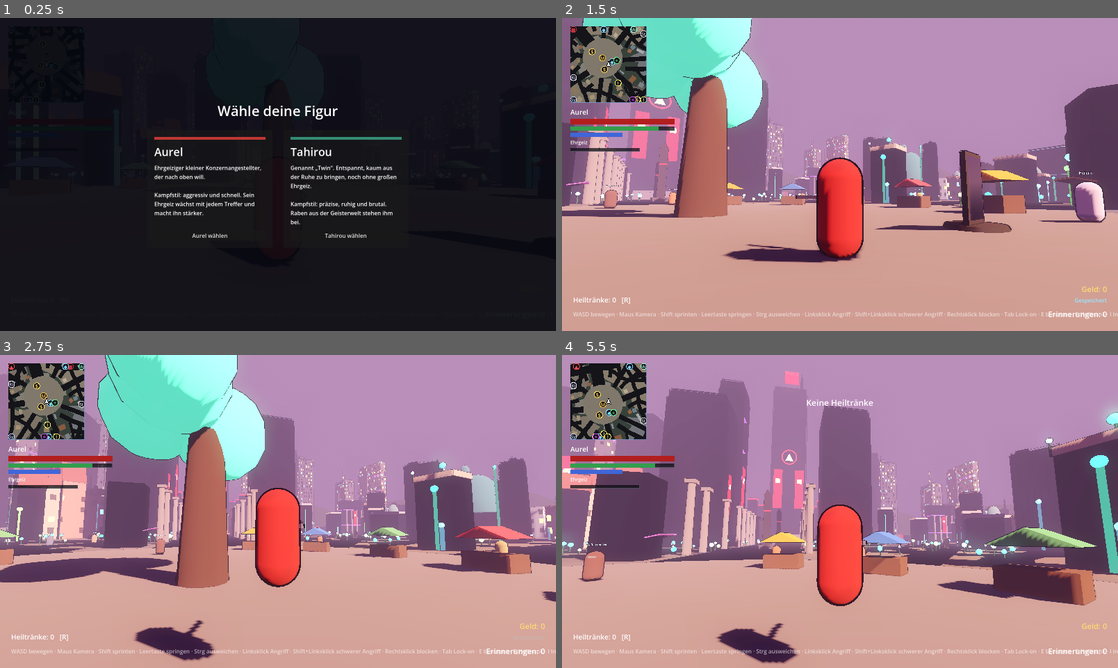
Above: before the commit, frames 1-4 (two rows, left to right).
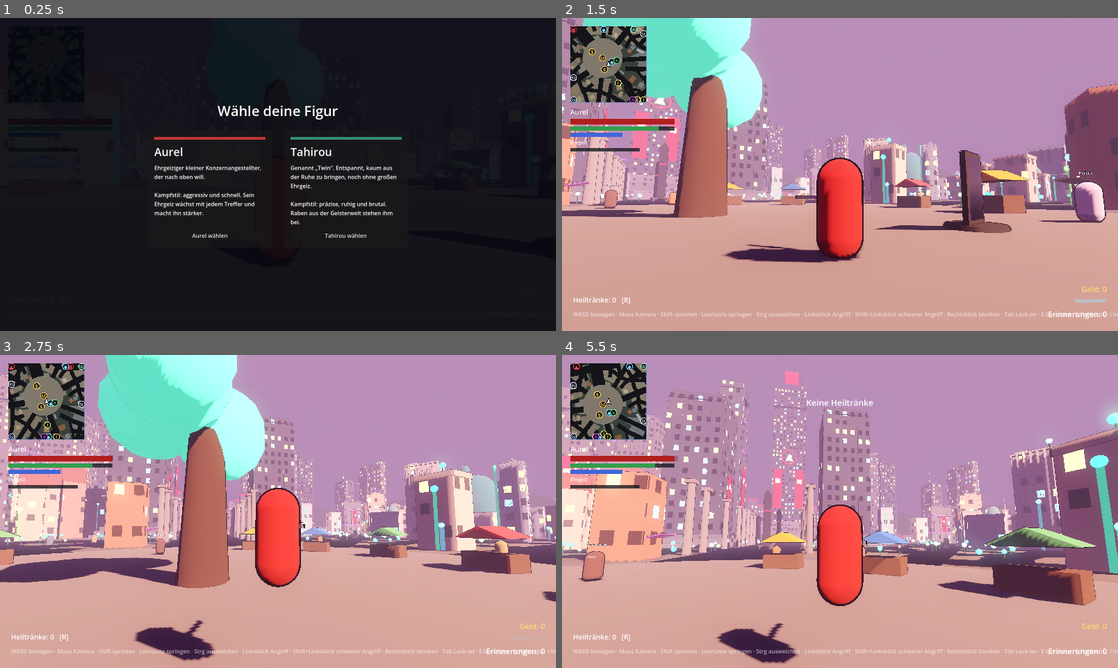
Above: after the commit, the same moments.

Repository: Aurelvonwatzdorf/nr1
Game: Godot game, scene res://scenes/levels/santo_santiago.tscn
The game is run twice, just before and just after one commit, with the same random seed, the same clock (stepped at 60 frames per second) and the same inputs.
Inputs (mouse positions are in pixels of both pictures, inside the frame that each line leads up to):
- Up to frame 1 (0.25 s): no input
- Up to frame 2 (1.5 s): click "Aurel wählen" at 0.5 s; tap Enter at 1.25 s; move the mouse to (867, 174) at 1.27 s; hold W (move_forward) from 1.28 s (still down); click (867, 174) at 1.35 s
- Up to frame 3 (2.75 s): keep holding W (move_forward); tap Space (jump) at 1.52, 2.27 s; move the mouse to (250, 511) at 2.02 s; right-click (250, 511) at 2.1 s
- Up to frame 4 (5.5 s): keep holding W (move_forward); move the mouse to (851, 505) at 2.77 s; tap F (call_spirit) at 2.85 s; move the mouse to (834, 517) at 3.52 s; tap Ctrl (dodge) at 3.6 s; tap Space (jump) at 3.77, 4.52, 5.27 s; move the mouse to (878, 514) at 4.27 s; tap V (fire) at 4.35 s; move the mouse to (795, 508) at 5.02 s; tap R (heal) at 5.1 s

The runs differ from the first frame. In frame 2, 10% of the frame differs, in the area x 0-100%, y 0-62%; in frame 3, 12%; in frame 4, 22%, in the area x 0-100%, y 7-73%.

Commit message:
Performance: merge city geometry into ~250 chunk meshes (was 6600 parts), vertex-driven building shader
Co-Authored-By: Claude Opus 5.5 <noreply@anthropic.com>
Claude-Session: https://claude.ai/code/session_01RjnwZ2TtYogGPE8DCJukRJ

Diff:
--- a/game/assets/materials/building.gdshader
+++ b/game/assets/materials/building.gdshader
@@ -1,23 +1,21 @@
 shader_type spatial;
-// Gebäude im gezeichneten Look: Toon-Licht plus Fenster, die nachts leuchten.
-// Die Fenster entstehen aus der Weltposition (keine Textur nötig). Farbe und
-// Fensterdichte setzt jedes Gebäude selbst (instance uniform), so reicht ein
-// einziges Material für die ganze Stadt.
+// Die ganze Stadt in einem Material (gezeichneter Look: Toon-Licht).
+// Damit die Grafikkarte wenig Arbeit hat, fasst der CityGenerator viele Teile zu
+// wenigen großen Meshes zusammen. Was jedes Teil braucht, steht in den Ecken:
+//   COLOR.rgb = Farbe, COLOR.a = 1 / (1 + Leuchtkraft)  (1 = leuchtet nicht)
+//   UV.x = Fensterdichte (0 = keine), UV.y = Anteil erleuchteter Fenster
+//   UV2  = Fensterabstand (Meter: waagerecht, senkrecht)
+// Die Fenster entstehen aus der Weltposition (keine Textur nötig).
 render_mode diffuse_toon, specular_toon;
-
-instance uniform vec4 wall_color : source_color = vec4(0.6, 0.6, 0.62, 1.0);
-// 0 = keine Fenster (Ruinen), 1 = alle Fenster da.
-instance uniform float window_density = 0.6;
-// Anteil der Fenster, in denen Licht brennt.
-instance uniform float lit_ratio = 0.35;
-// Abstand der Fenster (Meter): x waagerecht, y senkrecht.
-instance uniform vec2 window_spacing = vec2(2.6, 3.2);
 
 uniform vec3 warm_light : source_color = vec3(1.0, 0.78, 0.45);
 uniform vec3 cool_light : source_color = vec3(0.45, 0.85, 1.0);
 
 varying vec3 world_pos;
 varying vec3 world_normal;
+varying vec4 tint;
+varying vec2 window_data;
+varying vec2 spacing;
 
 float hash(vec2 p) {
 	return fract(sin(dot(p, vec2(127.1, 311.7))) * 43758.5453);
@@ -26,23 +24,28 @@
 void vertex() {
 	world_pos = (MODEL_MATRIX * vec4(VERTEX, 1.0)).xyz;
 	world_normal = normalize((MODEL_MATRIX * vec4(NORMAL, 0.0)).xyz);
+	tint = COLOR;
+	window_data = UV;
+	spacing = max(UV2, vec2(0.5));
 }
 
 void fragment() {
-	vec3 base = wall_color.rgb;
+	vec3 base = tint.rgb;
 	vec3 emission = vec3(0.0);
-	// Nur senkrechte Flächen bekommen Fenster.
-	if (abs(world_normal.y) < 0.3 && window_density > 0.0) {
+	float glow = 1.0 / max(tint.a, 0.05) - 1.0;
+	if (glow > 0.05) {
+		emission = base * glow;
+	} else if (abs(world_normal.y) < 0.3 && window_data.x > 0.0) {
+		// Nur senkrechte Flächen bekommen Fenster.
 		vec2 side = normalize(vec2(-world_normal.z, world_normal.x));
 		vec2 coord = vec2(dot(world_pos.xz, side), world_pos.y - 0.8);
-		vec2 cell = floor(coord / window_spacing);
-		vec2 inside = fract(coord / window_spacing);
+		vec2 cell = floor(coord / spacing);
+		vec2 inside = fract(coord / spacing);
 		bool is_window = inside.x > 0.25 && inside.x < 0.75 && inside.y > 0.3 && inside.y < 0.8 && coord.y > 0.6;
 		float pick = hash(cell + floor(world_pos.xz * 0.02) * 17.0);
-		if (is_window && pick < window_density) {
+		if (is_window && pick < window_data.x) {
 			base *= 0.35;
-			float lit = hash(cell * 1.7 + 3.1);
-			if (lit < lit_ratio) {
+			if (hash(cell * 1.7 + 3.1) < window_data.y) {
 				vec3 light = mix(warm_light, cool_light, step(0.7, hash(cell + 9.3)));
 				emission = light * 1.6;
 				base = light * 0.5;
--- /dev/null
+++ b/game/assets/materials/outline.gdshader
@@ -0,0 +1,15 @@
+shader_type spatial;
+// Dunkler Umriss (gezeichneter Look): die Rückseiten etwas aufgebläht zeichnen.
+// Für zusammengefasste Meshes, deren Normalen nicht immer die Länge 1 haben.
+render_mode unshaded, cull_front;
+
+uniform vec4 outline_color : source_color = vec4(0.05, 0.04, 0.07, 1.0);
+uniform float width = 0.03;
+
+void vertex() {
+	VERTEX += normalize(NORMAL) * width;
+}
+
+void fragment() {
+	ALBEDO = outline_color.rgb;
+}
--- a/game/scripts/world/city_generator.gd
+++ b/game/scripts/world/city_generator.gd
@@ -31,6 +31,8 @@
 const DETAIL_RANGE := 90.0
 ## Größe einer Zelle im Belegungsraster (Meter).
 const CELL := 24.0
+## Größe eines Stadtstücks beim Zusammenfassen der Meshes (Meter).
+const BATCH_CHUNK := 48.0
 ## Radius, der um NPCs, Spiegel und Gegenstände frei bleibt.
 const KEEP_CLEAR_RADIUS := 3.0
 const KIT_PATH := "res://assets/models/city_kit/%s.obj"
@@ -99,6 +101,8 @@
 		return half.length()
 
 
+## Anzahl zusammengefasster Meshes (für Tests und Statistik).
+var batch_count: int = 0
 ## Anzahl gebauter Häuser (für Tests und Statistik).
 var building_count: int = 0
 ## Wie oft jede Bauform vorkommt (für Tests).
@@ -150,7 +154,7 @@
 	kind_counts.clear()
 	_building_material = ShaderMaterial.new()
 	_building_material.shader = preload("res://assets/materials/building.gdshader")
-	_building_material.next_pass = ToonStyle.make_outline()
+	batch_count = 0
 
 	_build_outline()
 	_add_district_map()
@@ -174,6 +178,7 @@
 	_build_wilds()
 	_build_boundary()
 	_build_waypoints()
+	_batch_geometry()
 	if map_data:
 		var box := Rect2(boundary[0], Vector2.ZERO)
 		for point in boundary:
@@ -346,6 +351,125 @@
 			return [a.lerp(b, t), (b - a).normalized()]
 		distance -= segment
 	return [points[0], Vector2.RIGHT]
+
+
+# --- Zusammenfassen (Leistung) ---
+
+## Fasst alle Gebäudeteile, Ranken und Pflanzen pro Stadtstück (Chunk) zu
+## wenigen großen Meshes zusammen. Tausende einzelne Objekte kosten die
+## Grafikkarte viel Zeit (vor allem beim Blick auf die Skyline). Die Knoten
+## bleiben (ohne Mesh) bestehen, weil ihre Kollision daran hängt.
+func _batch_geometry() -> void:
+	var batches: Dictionary[String, Dictionary] = {}
+	var to_local := global_transform.affine_inverse()
+	for node in find_children("*", "MeshInstance3D", true, false):
+		var instance := node as MeshInstance3D
+		if instance.mesh == null or instance.has_meta(&"no_batch"):
+			continue
+		var color := Color.WHITE
+		var windows := Vector2.ZERO
+		var spacing := Vector2(2.6, 3.2)
+		var glow := 0.0
+		var outline := true
+		if instance.has_meta(&"paint"):
+			var paint: Array = instance.get_meta(&"paint")
+			color = paint[0]
+			windows = paint[1]
+			spacing = paint[2]
+		elif instance.material_override is StandardMaterial3D:
+			var material := instance.material_override as StandardMaterial3D
+			if material.transparency != BaseMaterial3D.TRANSPARENCY_DISABLED:
+				continue
+			color = material.albedo_color
+			outline = material.next_pass != null
+			if material.emission_enabled:
+				glow = material.emission_energy_multiplier
+				color = material.emission
+		else:
+			continue
+		var detail := instance.visibility_range_end > 0.0
+		var xform := to_local * instance.global_transform
+		var chunk := Vector2i(floori(xform.origin.x / BATCH_CHUNK), floori(xform.origin.z / BATCH_CHUNK))
+		var key := "%d,%d,%d,%d" % [chunk.x, chunk.y, int(outline), int(detail)]
+		if not batches.has(key):
+			batches[key] = {"verts": PackedVector3Array(), "normals": PackedVector3Array(),
+				"colors": PackedColorArray(), "uv": PackedVector2Array(), "uv2": PackedVector2Array(),
+				"indices": PackedInt32Array(), "outline": outline, "detail": detail}
+		var batch: Dictionary = batches[key]
+		var vertex_color := Color(color.r, color.g, color.b, 1.0 / (1.0 + glow))
+		var normal_xform := Transform3D(xform.basis.inverse().transposed(), Vector3.ZERO)
+		for surface in instance.mesh.get_surface_count():
+			var arrays := instance.mesh.surface_get_arrays(surface)
+			var verts: PackedVector3Array = arrays[Mesh.ARRAY_VERTEX]
+			var normals: PackedVector3Array = arrays[Mesh.ARRAY_NORMAL]
+			# Packed-Arrays sind Werte: holen, erweitern, zurückschreiben.
+			var all_verts: PackedVector3Array = batch["verts"]
+			var offset := all_verts.size()
+			all_verts.append_array(xform * verts)
+			batch["verts"] = all_verts
+			var all_normals: PackedVector3Array = batch["normals"]
+			all_normals.append_array(normal_xform * normals)
+			batch["normals"] = all_normals
+			var count := verts.size()
+			var colors := PackedColorArray()
+			colors.resize(count)
+			colors.fill(vertex_color)
+			var all_colors: PackedColorArray = batch["colors"]
+			all_colors.append_array(colors)
+			batch["colors"] = all_colors
+			var uv := PackedVector2Array()
+			uv.resize(count)
+			uv.fill(windows)
+			var all_uv: PackedVector2Array = batch["uv"]
+			all_uv.append_array(uv)
+			batch["uv"] = all_uv
+			uv.fill(spacing)
+			var all_uv2: PackedVector2Array = batch["uv2"]
+			all_uv2.append_array(uv)
+			batch["uv2"] = all_uv2
+			var source_indices: Variant = arrays[Mesh.ARRAY_INDEX]
+			var indices := PackedInt32Array()
+			if source_indices is PackedInt32Array and not (source_indices as PackedInt32Array).is_empty():
+				indices = source_indices
+			else:
+				indices.resize(count)
+				for i in count:
+					indices[i] = i
+			var target: PackedInt32Array = batch["indices"]
+			var start := target.size()
+			target.resize(start + indices.size())
+			for i in indices.size():
+				target[start + i] = indices[i] + offset
+			batch["indices"] = target
+		instance.mesh = null
+	var outline_material := ShaderMaterial.new()
+	outline_material.shader = preload("res://assets/materials/outline.gdshader")
+	var plain := ShaderMaterial.new()
+	plain.shader = _building_material.shader
+	var outlined := ShaderMaterial.new()
+	outlined.shader = _building_material.shader
+	outlined.next_pass = outline_material
+	for key in batches:
+		var batch: Dictionary = batches[key]
+		var arrays := []
+		arrays.resize(Mesh.ARRAY_MAX)
+		arrays[Mesh.ARRAY_VERTEX] = batch["verts"]
+		arrays[Mesh.ARRAY_NORMAL] = batch["normals"]
+		arrays[Mesh.ARRAY_COLOR] = batch["colors"]
+		arrays[Mesh.ARRAY_TEX_UV] = batch["uv"]
+		arrays[Mesh.ARRAY_TEX_UV2] = batch["uv2"]
+		arrays[Mesh.ARRAY_INDEX] = batch["indices"]
+		var mesh := ArrayMesh.new()
+		mesh.add_surface_from_arrays(Mesh.PRIMITIVE_TRIANGLES, arrays)
+		var merged := MeshInstance3D.new()
+		merged.mesh = mesh
+		merged.material_override = outlined if batch["outline"] else plain
+		if batch["detail"]:
+			merged.visibility_range_end = DETAIL_RANGE * 1.5
+			merged.cast_shadow = GeometryInstance3D.SHADOW_CASTING_SETTING_OFF
+		merged.set_meta(&"no_batch", true)
+		add_child(merged)
+		batch_count += 1
 
 
 # --- Wegenetz für NPCs ---
@@ -1258,6 +1382,7 @@
 	var ground := MeshInstance3D.new()
 	ground.mesh = tool.commit()
 	ground.material_override = material
+	ground.set_meta(&"no_batch", true)
 	add_child(ground)
 	_add_collision(self, Vector3(box.get_center().x, -0.5, box.get_center().y), Vector3(box.size.x, 1.0, box.size.y))
 
@@ -1316,6 +1441,7 @@
 	var roads := MeshInstance3D.new()
 	roads.mesh = tool.commit()
 	roads.material_override = material
+	roads.set_meta(&"no_batch", true)
 	add_child(roads)
 
 
@@ -1445,13 +1571,11 @@
 	return instance
 
 
-## Farbe und Fenster eines Gebäudeteils setzen (ein Material für alle Gebäude).
+## Farbe und Fenster eines Gebäudeteils festlegen. Wird beim Zusammenfassen
+## (`_batch_geometry`) in die Ecken des Meshes geschrieben.
 func _paint(instance: GeometryInstance3D, color: Color, windows: float, lit: float, spacing: Vector2 = Vector2(2.6, 3.2)) -> void:
 	instance.material_override = _building_material
-	instance.set_instance_shader_parameter(&"wall_color", color)
-	instance.set_instance_shader_parameter(&"window_density", windows)
-	instance.set_instance_shader_parameter(&"lit_ratio", lit)
-	instance.set_instance_shader_parameter(&"window_spacing", spacing)
+	instance.set_meta(&"paint", [color, Vector2(windows, lit), spacing])
 
 
 func _tilted_roof(root: Node3D, top: Vector3, size: Vector3, color: Color) -> void:
--- a/game/tests/city_test.gd
+++ b/game/tests/city_test.gd
@@ -24,6 +24,13 @@
 	var player: Player = city.get_node("Player")
 	_check(generator.building_count > 300, "Viele Häuser gebaut (%d)" % generator.building_count)
 	print("Bauformen: %s" % generator.kind_counts)
+	var drawn := 0
+	var parts := generator.find_children("*", "MeshInstance3D", true, false)
+	for node in parts:
+		if (node as MeshInstance3D).mesh != null:
+			drawn += 1
+	print("Bauteile: %d, gezeichnet: %d" % [parts.size(), drawn])
+	_check(drawn < 500, "Stadt zusammengefasst: %d Meshes statt Tausender (%d Stücke)" % [drawn, generator.batch_count])
 	_check(generator.kind_counts.size() >= 12, "Viele verschiedene Bauformen (%d)" % generator.kind_counts.size())
 	# Organisch: Umriss ist kein Rechteck, Straßen laufen in alle Richtungen.
 	var radii: Array[float] = []
Not shown, added: game/assets/materials/outline.gdshader.uid
Not shown, changed: CLAUDE.md
